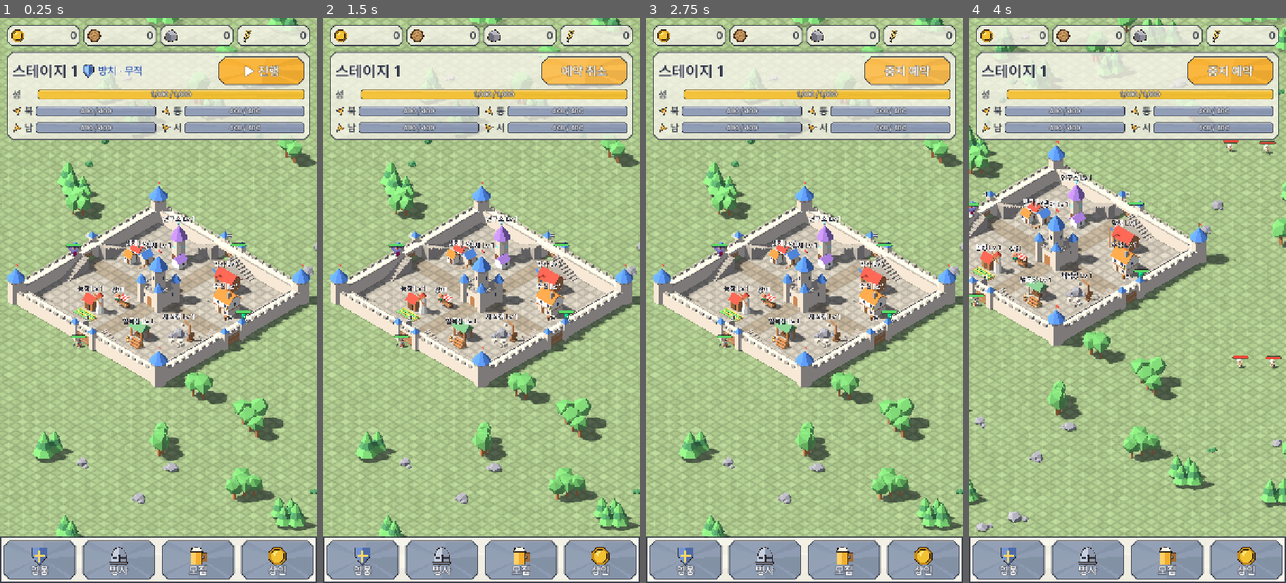
Above: before the commit, frames 1-4 (left to right).
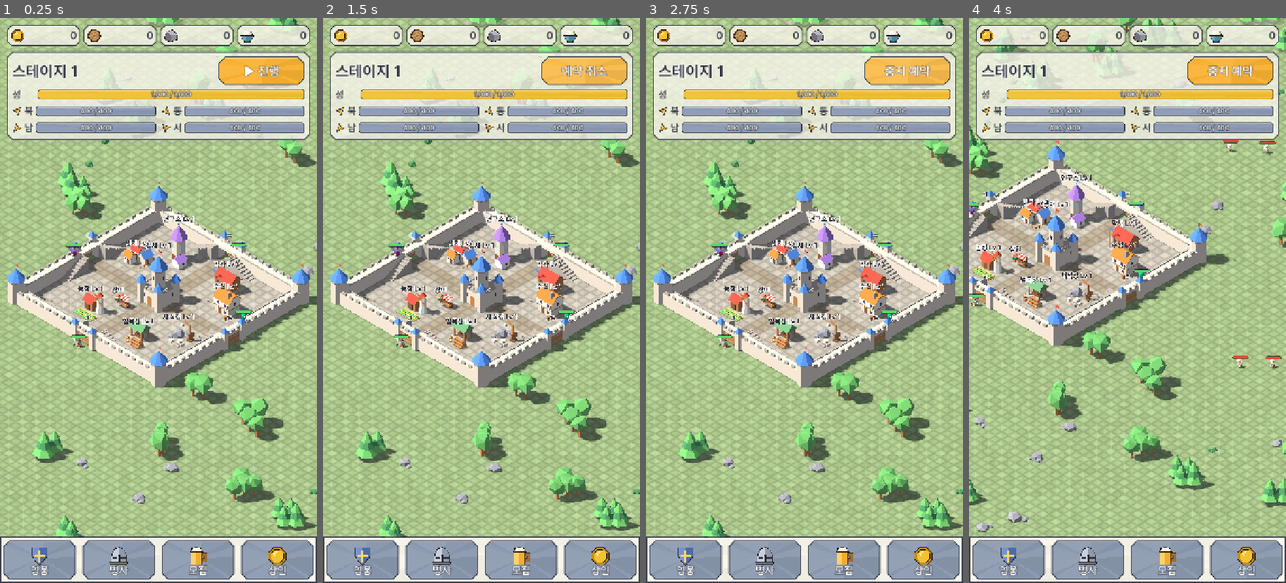
Above: after the commit, the same moments.

Repository: ILSEONG/CastleRPG
Game: Godot game, scene res://scenes/main.tscn
Two runs of this game, one before a commit and one after it. Both use one fixed random seed, a clock stepped at 60 frames per second and the inputs below.
Inputs (mouse positions are in pixels of both pictures, inside the frame that each line leads up to):
- Up to frame 1 (0.25 s): no input
- Up to frame 2 (1.5 s): click "▶ 진행" at 0.5 s; click "중지 예약" at 1.25 s
- Up to frame 3 (2.75 s): click "예약 취소" at 2 s
- Up to frame 4 (4 s): click (1054, 108) at 2.77 s; click (1200, 108) at 3.52 s

The runs differ from the first frame. In frame 1, 0.2% of the frame differs, in the area x 26-81%, y 2-11%; in frame 2, less than 0.1%; in frame 3, less than 0.1%; in frame 4, less than 0.1%.

Commit message:
style: food icon is a rice bowl; drop the idle shield badge (user request)
Co-Authored-By: Claude Opus 5.5 <noreply@anthropic.com>

Diff:
--- a/scripts/hud.gd
+++ b/scripts/hud.gd
@@ -25,9 +25,7 @@
 
 signal gate_tapped(side: int)
 
-const IDLE_TEXT := "방치 · 무적"
 var _stage_label: Label
-var _idle_badge: Control  # 방치 무적 표시(방패 + 글자)
 var _title_box: HBoxContainer  # 첫 줄 왼쪽: 스테이지 글자 + (개정 12 §3) 방치 무적 표시 자리
 var _castle_bar: ProgressBar
 var _gate_bars: Array = []
@@ -79,24 +77,6 @@
 	_stage_label.add_theme_color_override("font_outline_color", Color(1, 1, 1, 0.9))  # 제목: 외곽선
 	_stage_label.add_theme_constant_override("outline_size", 6)
 	_title_box.add_child(_stage_label)
-	# 방치 무적 표시(개정 12): 방패 아이콘 + "방치 · 무적". 방치 모드에서만 보인다.
-	_idle_badge = HBoxContainer.new()
-	_idle_badge.mouse_filter = Control.MOUSE_FILTER_IGNORE
-	_idle_badge.add_theme_constant_override("separation", 6)
-	var shield = IconsScript.new()
-	shield.kind = "shield"
-	shield.custom_minimum_size = Vector2(32, 32)
-	shield.size_flags_vertical = Control.SIZE_SHRINK_CENTER
-	shield.mouse_filter = Control.MOUSE_FILTER_IGNORE
-	_idle_badge.add_child(shield)
-	var idle_text := Label.new()
-	idle_text.text = IDLE_TEXT
-	idle_text.add_theme_font_size_override("font_size", 24)
-	idle_text.add_theme_color_override("font_color", Color(0.24, 0.38, 0.64))
-	idle_text.add_theme_color_override("font_outline_color", Color(1, 1, 1, 0.9))
-	idle_text.add_theme_constant_override("outline_size", 5)
-	_idle_badge.add_child(idle_text)
-	_title_box.add_child(_idle_badge)
 	_button = Button.new()
 	_button.custom_minimum_size = STAGE_BUTTON
 	_button.focus_mode = Control.FOCUS_NONE
@@ -285,7 +265,6 @@
 
 func _on_mode_changed(mode: int) -> void:
 	_stage_label.text = "스테이지 %d" % GameState.stage
-	_idle_badge.visible = mode == GameState.Mode.IDLE
 	if mode == GameState.Mode.IDLE or mode == GameState.Mode.STAGE:
 		_center.text = ""
 	_refresh_button()
--- a/scripts/icons.gd
+++ b/scripts/icons.gd
@@ -60,35 +60,22 @@
 				[[b, c, d, m], Color(0.72, 0.72, 0.76), false],
 				[[a, b, c, d, e, f, g], Color(0, 0, 0, 0), true],
 			]
-		"food":  # 밀 이삭 하나: 기운 줄기 + 좌우로 엇갈린 낟알 4쌍 + 꼭대기 낟알 + 잎 하나(사용자 요청: 곡물답게)
-			var straw := Color(0.66, 0.54, 0.24)
-			var base := Vector2(-0.18, 0.46)
-			var tip := Vector2(0.16, -0.46)
-			var u := (tip - base).normalized()
-			var n := u.orthogonal()
-			var length := base.distance_to(tip)
-			var out := [
-				[_quad(base, base + u * length * 0.46, 0.036), straw, true],
-				[[base + u * length * 0.16, base + u * length * 0.24 + n * 0.20, base + u * length * 0.30 + n * 0.17, base + u * length * 0.21], straw.darkened(0.12), true],
-			]
-			for t in [0.44, 0.56, 0.68, 0.80]:
-				var c: Vector2 = base + u * length * t
-				for side in [-1.0, 1.0]:
-					var d := u.rotated(-side * 0.5)
-					out.append_array(_kernel(c + n * side * 0.085, d, 0.21, 0.12))
-			out.append_array(_kernel(base + u * length * 0.89, u, 0.2, 0.12))
-			return out
-		"shield":  # 방치 무적 표시(개정 12). KINDS(자원 칩)에는 넣지 않는다
-			var top_l := Vector2(-0.36, -0.40)
-			var top_r := Vector2(0.36, -0.40)
-			var mid_l := Vector2(-0.38, 0.06)
-			var mid_r := Vector2(0.38, 0.06)
-			var tip := Vector2(0.0, 0.48)
-			var top_c := Vector2(0.0, -0.46)
+		"food":  # 밥그릇(사용자 요청: 이삭은 화살·칼처럼 보인다) — 각진 고봉밥 + 그릇 + 받침
+			var rice := Color(0.97, 0.95, 0.88)
 			return [
-				[[top_l, top_c, top_r, mid_r, tip, mid_l], Color(0.36, 0.52, 0.78), true],
-				[[Vector2(-0.26, -0.30), top_c + Vector2(0, 0.08), Vector2(0.0, 0.30), Vector2(-0.28, 0.02)], Color(0.62, 0.78, 0.96), false],
-				[[top_c + Vector2(0, 0.08), Vector2(0.26, -0.30), Vector2(0.28, 0.02), Vector2(0.0, 0.30)], Color(0.24, 0.38, 0.64), false],
+				# 고봉밥: 각진 반원(면 3개 명암)
+				[[Vector2(-0.38, 0.02), Vector2(-0.30, -0.22), Vector2(-0.10, -0.36), Vector2(0.10, -0.36), Vector2(0.30, -0.22), Vector2(0.38, 0.02)], rice, true],
+				[[Vector2(-0.30, -0.22), Vector2(-0.10, -0.36), Vector2(0.02, -0.12), Vector2(-0.22, -0.04)], Color(1.0, 1.0, 0.97), false],
+				[[Vector2(0.10, -0.36), Vector2(0.30, -0.22), Vector2(0.38, 0.02), Vector2(0.14, -0.04)], Color(0.88, 0.85, 0.76), false],
+				# 밥알 몇 개(작은 마름모)
+				[[Vector2(-0.16, -0.20), Vector2(-0.12, -0.24), Vector2(-0.08, -0.20), Vector2(-0.12, -0.16)], Color(0.80, 0.77, 0.68), false],
+				[[Vector2(0.10, -0.14), Vector2(0.14, -0.18), Vector2(0.18, -0.14), Vector2(0.14, -0.10)], Color(0.80, 0.77, 0.68), false],
+				# 그릇: 위가 넓은 사다리꼴(청자색) + 밝은 왼쪽 면
+				[[Vector2(-0.46, 0.0), Vector2(0.46, 0.0), Vector2(0.30, 0.34), Vector2(-0.30, 0.34)], Color(0.30, 0.52, 0.62), true],
+				[[Vector2(-0.46, 0.0), Vector2(-0.06, 0.0), Vector2(-0.10, 0.34), Vector2(-0.30, 0.34)], Color(0.42, 0.66, 0.76), false],
+				[[Vector2(-0.46, 0.0), Vector2(0.46, 0.0), Vector2(0.44, 0.06), Vector2(-0.44, 0.06)], Color(0.22, 0.40, 0.48), false],
+				# 받침
+				[[Vector2(-0.18, 0.34), Vector2(0.18, 0.34), Vector2(0.22, 0.46), Vector2(-0.22, 0.46)], Color(0.24, 0.42, 0.50), true],
 			]
 	return []
 
@@ -105,10 +92,3 @@
 static func _quad(from: Vector2, to: Vector2, half_w: float) -> Array:
 	var n := (to - from).normalized().orthogonal() * half_w
 	return [from + n, to + n, to - n, from - n]
-
-## 낟알: center 중심, dir 방향 길이 len·폭 w의 마름모 + 왼쪽 반 밝은 면 → [본체, 하이라이트] 두 도형.
-static func _kernel(center: Vector2, dir: Vector2, len: float, w: float) -> Array:
-	var d := dir.normalized() * len * 0.5
-	var p := dir.normalized().orthogonal() * w * 0.5
-	var body := [center - d, center + p, center + d, center - p]
-	return [[body, Color(0.86, 0.66, 0.20), true], [[center - d, center + p, center + d], Color(0.98, 0.84, 0.42), false]]
Not shown, changed: dev/webshot.mjs
